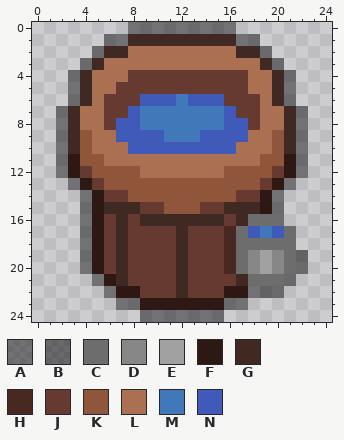
Edited in one commit: pixel-art sprite (godot/assets/decoration/awita.png). Above: the version before the commit.
The file is 25x25 pixels.
Palette (. is transparent): A #00000071  B #0000007c  C #6d6d6d  D #878787  E #a1a1a1  F #2e1813  G #402823  H #4a2822  J #663931  K #8f563b  L #ab6f52  M #4078ba  N #405aba
New version:
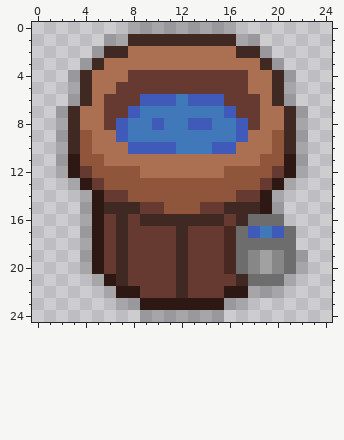
Changes in this commit:
@@ palette @@
-A #00000071
+A #00000031
@@ x 6..18 @@
  7 JJNMMMMMMMNJJ
- 8 JNNMMMMMMMNNJ
- 9 LNNNNMMMNNNNL
-10 LLNNNNNNNNNLL
+ 8 JNMMNMMNNMMNJ
+ 9 LNMMMMMMMMMNL
+10 LLNNNNMMMNNLL
 11 LLLLLLLLLLLLL
@@ x 17..24 @@
 18 CCCCC...
-19 CDEDCB..
-20 CDEDCB..
-21 GCCCB...
-22 FABB....
+19 CDEDCA..
+20 CDEDCA..
+21 GCCCA...
+22 FAAA....
 23 A.......
